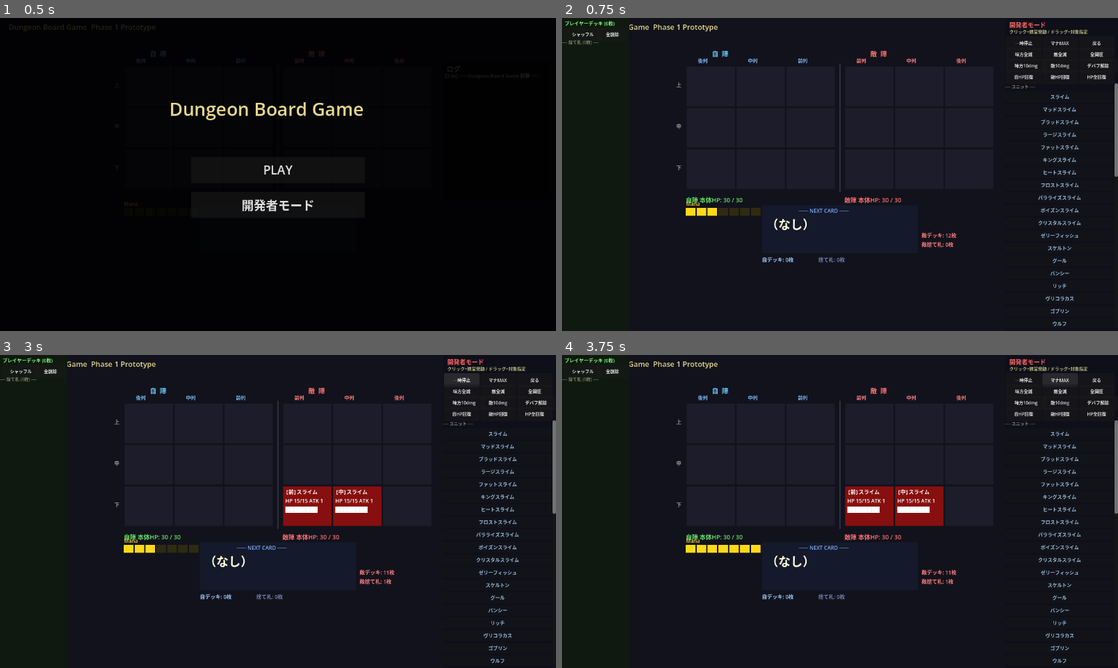
Above: before the commit, frames 1-4 (two rows, left to right).
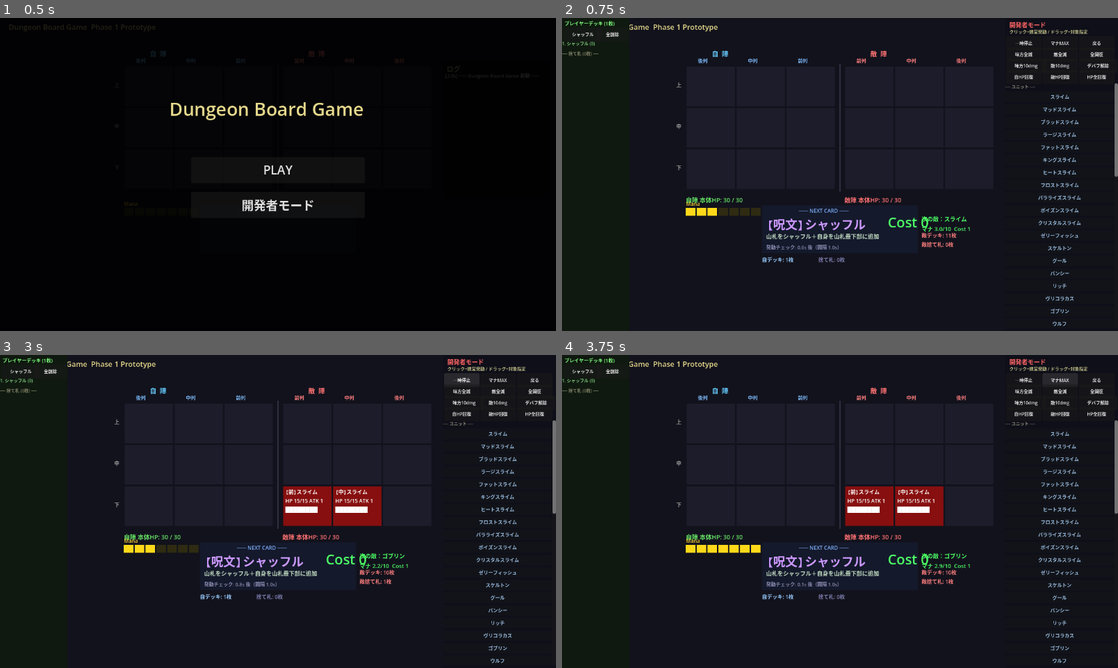
Above: after the commit, the same moments.

Repository: kazumak334-create/dungeon-board-game
Game: Godot game, scene res://scenes/Main.tscn
The game is run twice, just before and just after one commit, with the same random seed, the same clock (stepped at 60 frames per second) and the same inputs.
Inputs:
- Up to frame 1 (0.5 s): no input
- Up to frame 2 (0.75 s): click "開発者モード" at 0.5 s
- Up to frame 3 (3 s): click "シャッフル" at 1.25 s; click "全削除" at 2 s; click "一時停止" at 2.75 s
- Up to frame 4 (3.75 s): click "マナMAX" at 3.5 s

Frame 1 is identical in both runs. In frame 2, 0.9% of the frame differs, in the area x 0-74%, y 1-78%; in frame 3, 0.9%; in frame 4, 0.9%.

Commit message:
fix: シャッフルカードをバトルルールとして最下部に保証
- バトル開始時（PLAY/開発者モード両方）にensure_shuffle_card()で最下部挿入
- DevUI: 全削除でもシャッフルカードは残る、右クリック削除不可、移動不可
- DevUI: カード追加はシャッフルの上に挿入
- フォールバック（デッキ空→捨て札戻し）でもensure_shuffle_card()で最下部保証
- _insert_shuffle_card → ensure_shuffle_card にリネーム（重複除去+再追加方式）

Co-Authored-By: Claude Opus 4.6 (1M context) <noreply@anthropic.com>

Diff:
--- a/scripts/DeckManager.gd
+++ b/scripts/DeckManager.gd
@@ -45,13 +45,14 @@
 		u.skills = d.get("skills", []).duplicate(true)
 		deck.append(u)
 	deck.shuffle()
-	_insert_shuffle_card()  # 初期デッキにもシャッフルカードを挿入
 
-func _insert_shuffle_card() -> void:
-	# 既にシャッフルカードがデッキにある場合は追加しない（重複防止）
-	for c in deck:
-		if c.unit_name == "シャッフル":
-			return
+# シャッフルカードをデッキ最下部に保証する（バトルルール）
+func ensure_shuffle_card() -> void:
+	# 既存のシャッフルカードを除去（位置リセット）
+	for i in range(deck.size() - 1, -1, -1):
+		if deck[i].unit_name == "シャッフル":
+			deck.remove_at(i)
+	# 最下部に新規追加
 	var _CDB = load("res://scripts/CardDB.gd")
 	if not _CDB.SYSTEM_SPELLS.has("シャッフル"):
 		return
@@ -66,7 +67,7 @@
 	card.spell_target = sd["target"]
 	card.spell_effect = sd["effect"]
 	card.skills = sd.get("skills", []).duplicate(true)
-	deck.append(card)  # 必ず最下部に追加
+	deck.append(card)
 
 func process_deck(delta: float, board: Node) -> void:
 	# 敵スケルトンによるマナ回復妨害（1体につき-0.1/s）
@@ -81,14 +82,14 @@
 	_check_timer = check_interval
 
 	if deck.is_empty():
-		# フォールバック：シャッフルカード発動前にデッキが空になった場合
+		# フォールバック：デッキが空になった場合
 		if discard.is_empty():
 			return
 		for card in discard:
 			deck.append(card)
 		discard.clear()
 		deck.shuffle()
-		_insert_shuffle_card()
+		ensure_shuffle_card()
 	var top = deck[0]
 	# コスト計算（連鎖の触媒によるコスト軽減）
 	var effective_cost: int = top.cost
--- a/scripts/DevUI.gd
+++ b/scripts/DevUI.gd
@@ -262,12 +262,16 @@
 func _on_deck_clear() -> void:
 	deck_manager.deck.clear()
 	deck_manager.discard.clear()
+	deck_manager.ensure_shuffle_card()  # シャッフルカードは除外不可
 	_refresh_deck_list()
 	main._add_log("[DEV] デッキ全削除")
 
 func _on_deck_move_up(index: int) -> void:
 	var arr: Array = deck_manager.deck
 	if index > 0 and index < arr.size():
+		# シャッフルカードは最下部固定（移動不可）
+		if arr[index].unit_name == "シャッフル" or arr[index - 1].unit_name == "シャッフル":
+			return
 		var tmp = arr[index]
 		arr[index] = arr[index - 1]
 		arr[index - 1] = tmp
@@ -276,6 +280,9 @@
 func _on_deck_remove(index: int) -> void:
 	var arr: Array = deck_manager.deck
 	if index >= 0 and index < arr.size():
+		# シャッフル���ードは除外不可
+		if arr[index].unit_name == "シャッフル":
+			return
 		arr.remove_at(index)
 	_refresh_deck_list()
 	main._add_log("[DEV] デッキからカード削除")
@@ -288,9 +295,14 @@
 	if selected_card == null:
 		return
 	var card = selected_card.clone() if selected_card.card_type == "unit" else selected_card
-	deck_manager.deck.append(card)
-	_refresh_deck_list()
-	main._add_log("[DEV] %s をデッキ末尾に追加" % selected_card.unit_name)
+	# シャッフルカードの上（最下部の1つ上）に挿入
+	var arr: Array = deck_manager.deck
+	var insert_pos: int = arr.size()
+	if arr.size() > 0 and arr[arr.size() - 1].unit_name == "シャッフル":
+		insert_pos = arr.size() - 1
+	arr.insert(insert_pos, card)
+	_refresh_deck_list()
+	main._add_log("[DEV] %s をデッキに追加" % selected_card.unit_name)
 
 func _add_section_header(text: String) -> void:
 	var lbl := Label.new()
--- a/scripts/EnemyAI.gd
+++ b/scripts/EnemyAI.gd
@@ -36,9 +36,11 @@
 		u.skills = d.get("skills", []).duplicate(true)
 		enemy_deck.append(u)
 	enemy_deck.shuffle()
-	_insert_shuffle_card()
 
-func _insert_shuffle_card() -> void:
+func ensure_shuffle_card() -> void:
+	for i in range(enemy_deck.size() - 1, -1, -1):
+		if enemy_deck[i].unit_name == "シャッフル":
+			enemy_deck.remove_at(i)
 	var _CDB = load("res://scripts/CardDB.gd")
 	if not _CDB.SYSTEM_SPELLS.has("シャッフル"):
 		return
@@ -65,7 +67,7 @@
 			enemy_deck.append(card)
 		enemy_discard.clear()
 		enemy_deck.shuffle()
-		_insert_shuffle_card()
+		ensure_shuffle_card()
 	next_card = enemy_deck[0]
 
 func force_play_card(board: Node) -> void:
--- a/scripts/Main.gd
+++ b/scripts/Main.gd
@@ -195,6 +195,9 @@
 	mode_select_panel.queue_free()
 	mode_select_panel = null
 	game_started = true
+	# バトル開始時にシャッフルカードをデッキ最下部に挿入
+	deck_manager.ensure_shuffle_card()
+	enemy_ai.ensure_shuffle_card()
 	_add_log("=== PLAY モード開始 ===")
 
 func _on_mode_dev() -> void:
@@ -203,9 +206,10 @@
 	dev_mode = true
 	game_started = true
 	game_paused = true  # 一時停止状態で開始
-	# 初期デッキを空にする（開発者モードは手動構築）
+	# 初期デッキを空にする（開発者モードは手動構築、シャッフルカードは常に最下部に存在）
 	deck_manager.deck.clear()
 	deck_manager.discard.clear()
+	deck_manager.ensure_shuffle_card()
 	var DevUIScript = load("res://scripts/DevUI.gd")
 	dev_ui = DevUIScript.new()
 	dev_ui.setup(self, board_manager, deck_manager, enemy_ai)
